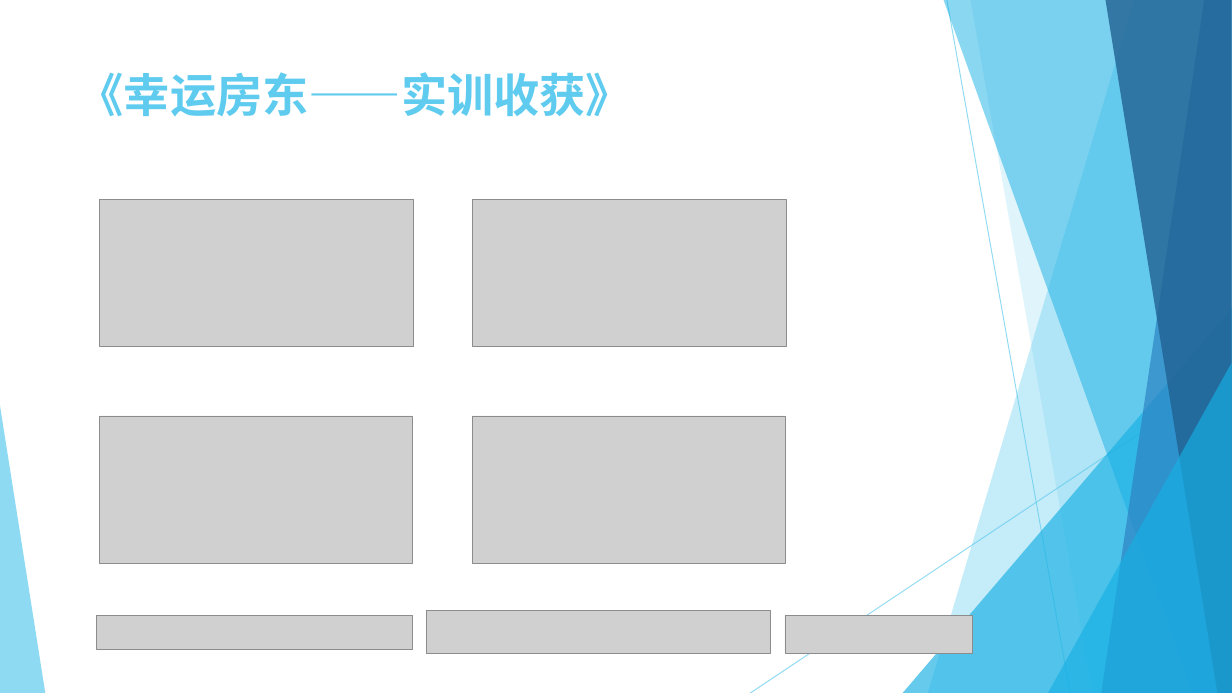
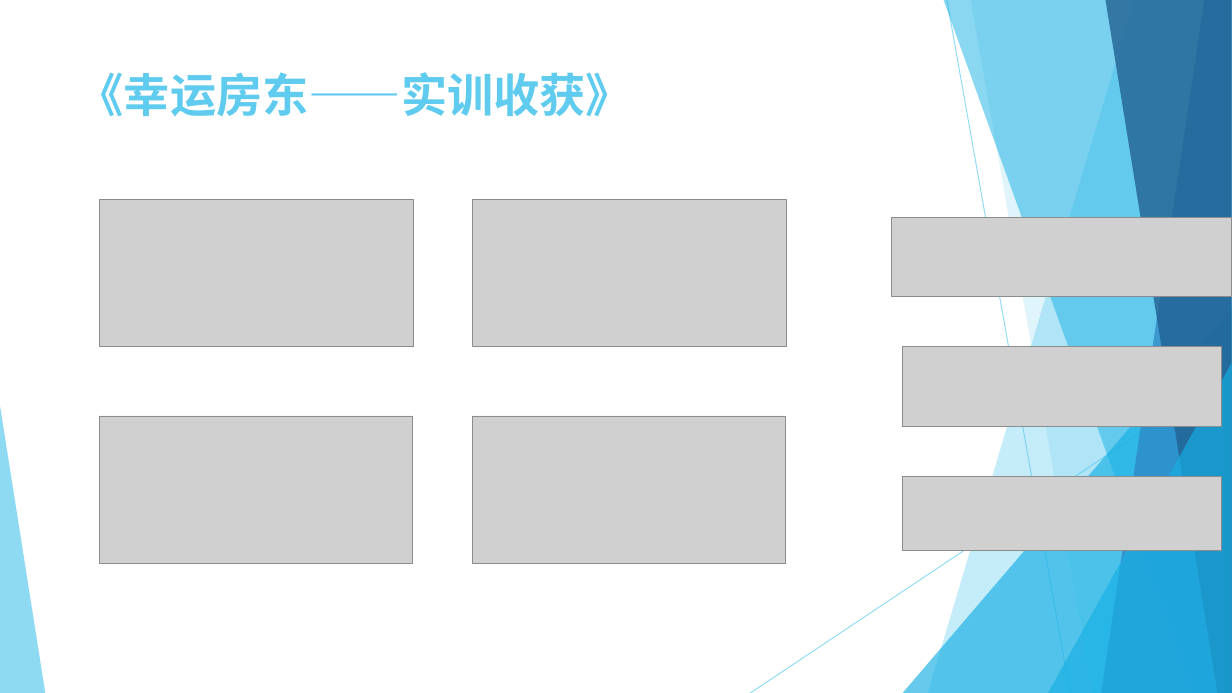
Before and after one commit to WangMinan/LuckyHost, a slide deck: slide 5 of 项目答辩/项目答辩.pptx. Drawn at 1232x693 pixels with LibreOffice and Linux fonts; fonts in the diff are those of the drawing; grey boxes stand for pictures. Boxes give left, top, right and bottom in pixels: in the first picture for what was removed or moved away, otherwise in the second. Text is boxed around its words. In the diff, an @@ line names an element or a change of style, - is before the commit and + after.

```diff
--- a/项目答辩/项目答辩.pptx
+++ b/项目答辩/项目答辩.pptx
@@ picture added at [892, 218, 1232, 298] @@
@@ picture added at [903, 347, 1222, 427] @@
@@ picture added at [903, 476, 1223, 551] @@
@@ picture removed at [97, 616, 413, 650] @@
@@ picture removed at [427, 610, 772, 653] @@
@@ picture removed at [786, 616, 973, 653] @@
```
Also in this commit, not shown: 1 other file.
